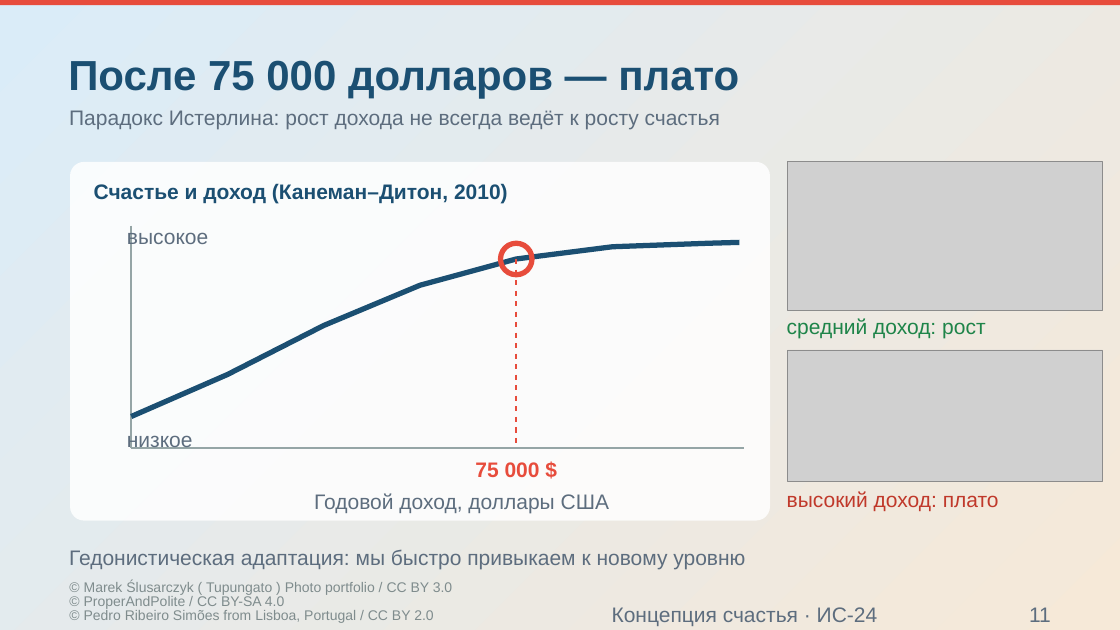
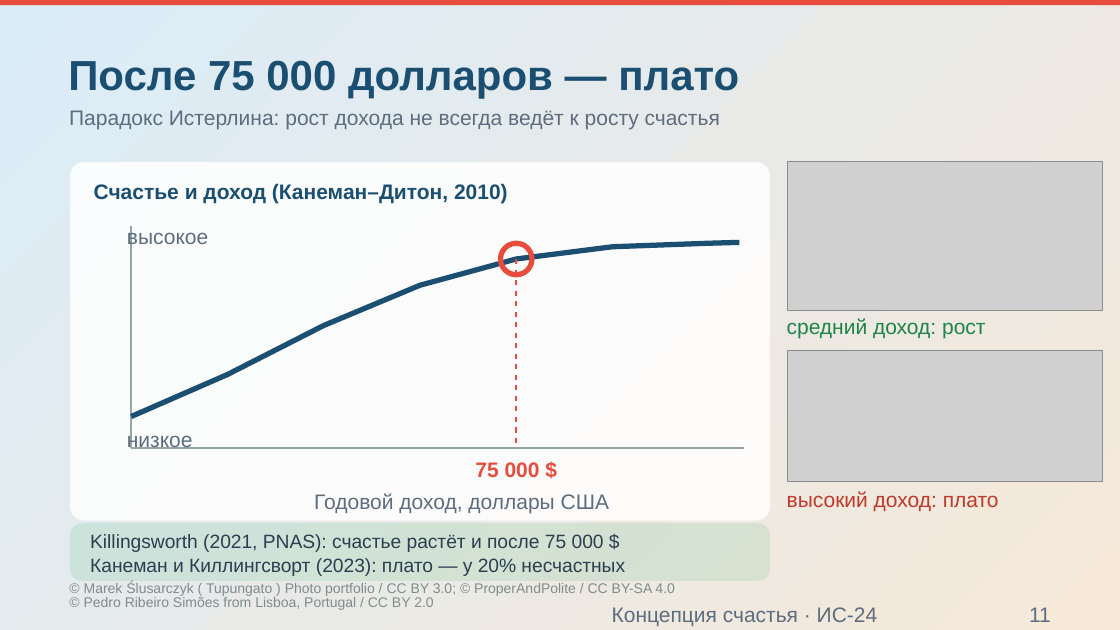
Before and after one commit to Pavel1778/Presentation-happy, a slide deck: slide 11 of .agents/projects/happiness_concept_ppt169_20261007/exports/happiness_concept_v5.pptx. Drawn at 1120x630 pixels with LibreOffice and Linux fonts; fonts in the diff are those of the drawing; grey boxes stand for pictures; background and template pictures are left out. Boxes give left, top, right and bottom in pixels: in the first picture for what was removed or moved away, otherwise in the second. Text is boxed around its words. In the diff, an @@ line names an element or a change of style, - is before the commit and + after.

```diff
--- a/.agents/projects/happiness_concept_ppt169_20261007/exports/happiness_concept_v5.pptx
+++ b/.agents/projects/happiness_concept_ppt169_20261007/exports/happiness_concept_v5.pptx
@@ rounded rectangle: place and size @@
-rounded rectangle at <box>69,550,745,569</box>
+rounded rectangle at <box>70,523,770,581</box>
@@ rounded rectangle at <box>70,523,770,581</box>: fill none to #27AE60 at 12% opacity @@
@@ text added at <box>90,534,604,552</box>, 16.5 pt, text #2C3E50 @@
+Killingsworth (2021, PNAS): счастье растёт и после 75 000 $
@@ text in rounded rectangle at <box>69,550,745,569</box>: text removed @@
-Гедонистическая адаптация: мы быстро привыкаем к новому уровню
@@ text added at <box>90,558,625,576</box>, 16.5 pt, text #2C3E50 @@
+Канеман и Киллингсворт (2023): плато — у 20% несчастных
@@ text at <box>84,582,674,610</box>: text changed @@
-© Marek Ślusarczyk ( Tupungato ) Photo portfolio / CC BY 3.0
-© ProperAndPolite / CC BY-SA 4.0
-© Pedro Ribeiro Simões from Lisboa, Portugal / CC BY 2.0
+© Marek Ślusarczyk ( Tupungato ) Photo portfolio / CC BY 3.0; © ProperAndPolite / CC BY-SA 4.0
+© Pedro Ribeiro Simões from Lisboa, Portugal / CC BY 2.0
```
Also in this commit, not shown: 14 other slides changed, 40 other files.
